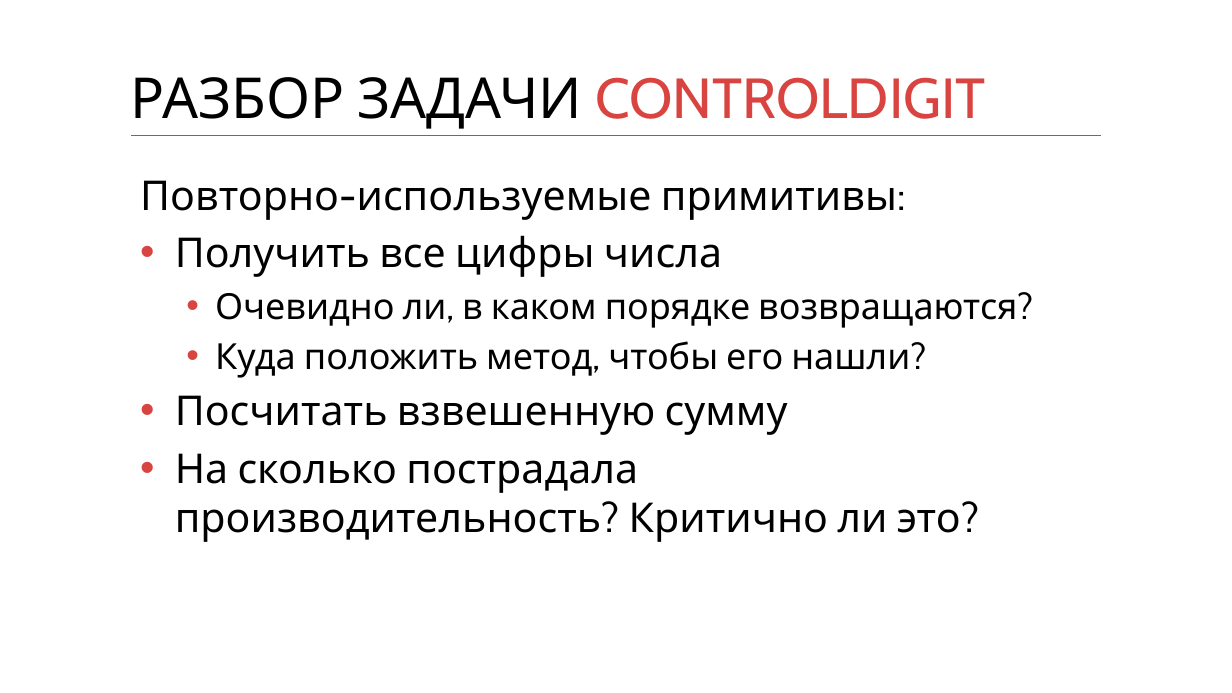
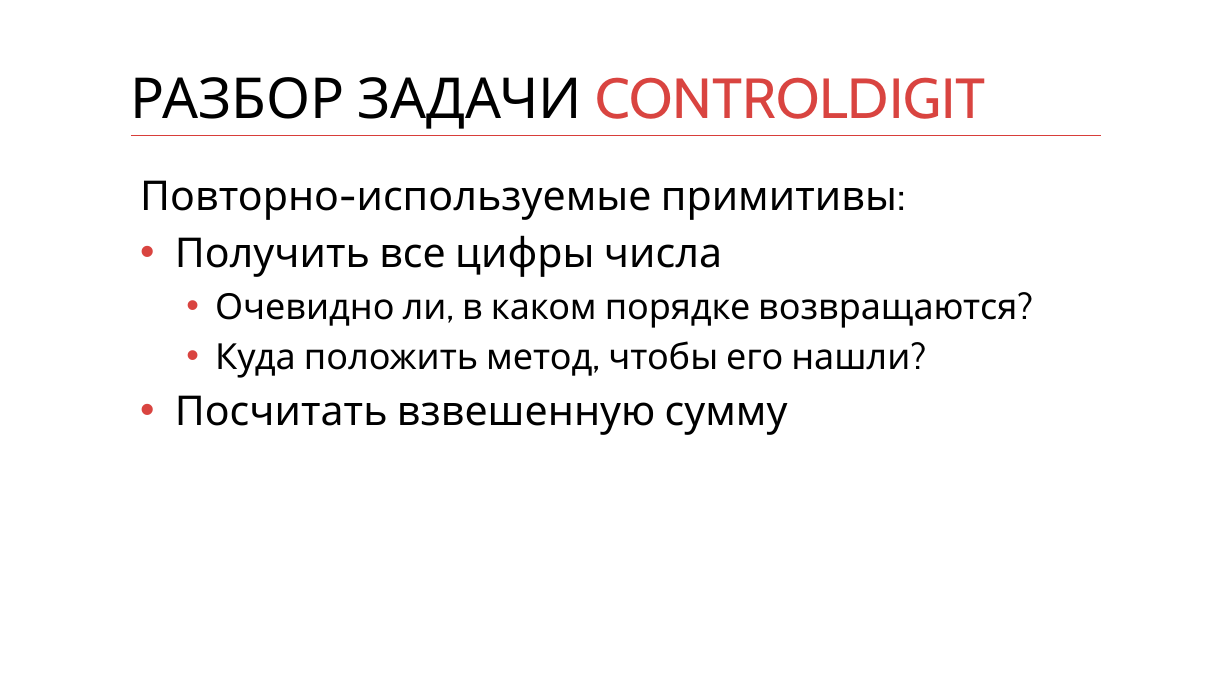
Before and after one commit to kontur-courses/clean-code, a slide deck: slide 41 of clean-code.pptx (slide 35 before the commit). Drawn at 1232x693 pixels with LibreOffice and Linux fonts; fonts in the diff are those of the drawing. Boxes give left, top, right and bottom in pixels: in the first picture for what was removed or moved away, otherwise in the second. Text is boxed around its words. In the diff, an @@ line names an element or a change of style, - is before the commit and + after.

```diff
--- a/clean-code.pptx
+++ b/clean-code.pptx
@@ text at (x1=175, y1=453, x2=961, y2=542): paragraph removed @@
-• На сколько пострадала производительность? Критично ли это?
```
Also in this commit, not shown: 5 other slides changed, 6 slides added.
